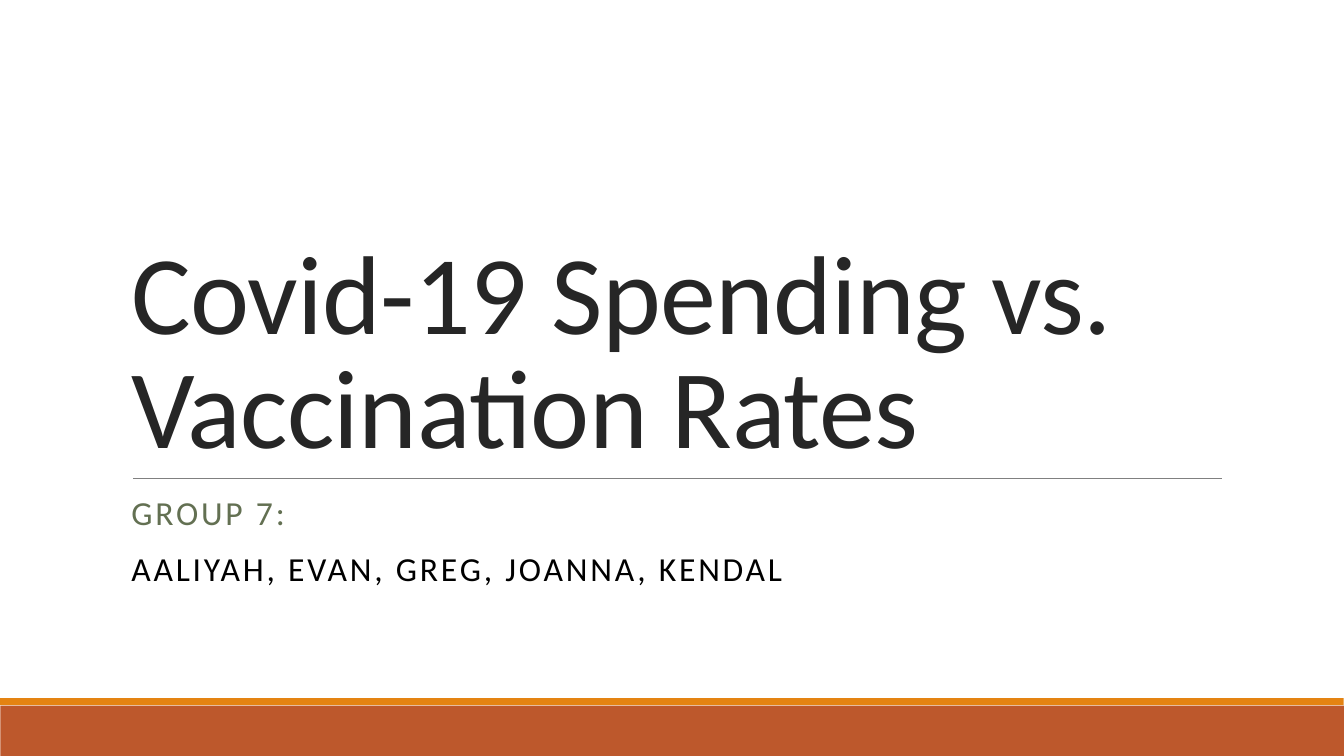
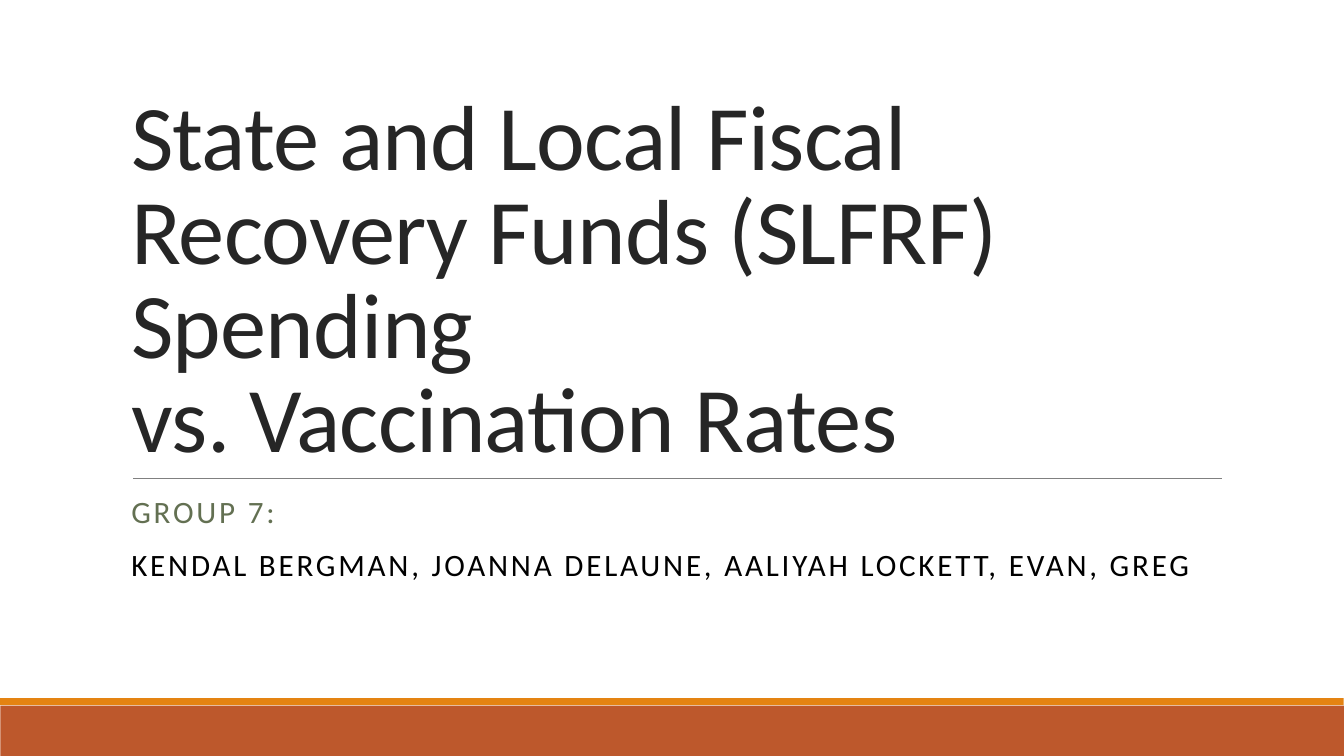
Before and after one commit to Evdawg/Project_1_Covid_Data, a slide deck: slide 2 of Group_7_Presentation.pptx. Drawn at 1344x756 pixels with LibreOffice and Linux fonts; fonts in the diff are those of the drawing. Boxes give left, top, right and bottom in pixels: in the first picture for what was removed or moved away, otherwise in the second. Text is boxed around its words. In the diff, an @@ line names an element or a change of style, - is before the commit and + after.

Commit message:
Update Group_7_Presentation.pptx
Updates to powerpoint presentation

```diff
--- a/Group_7_Presentation.pptx
+++ b/Group_7_Presentation.pptx
@@ title at (x1=131, y1=106, x2=997, y2=453): text changed; size 80 to 66 pt @@
-Covid-19 Spending vs. Vaccination Rates
+State and Local Fiscal Recovery Funds (SLFRF) Spending
+vs. Vaccination Rates
@@ subtitle at (x1=131, y1=503, x2=275, y2=523): size 24 to 22.2 pt in "GROUP 7:" @@
@@ subtitle at (x1=131, y1=556, x2=1189, y2=580): text changed; size 24 to 22.2 pt @@
-AALIYAH, EVAN, GREG, JOANNA, KENDAL
+KENDAL BERGMAN, JOANNA DELAUNE, AALIYAH LOCKETT, EVAN, GREG
```
Also in this commit, not shown: 4 other slides changed.
